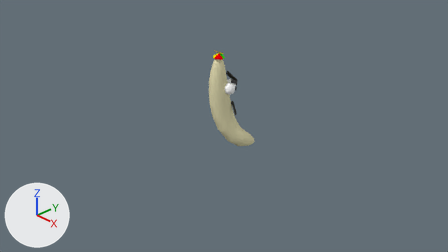
A saved change to the Blender file Assets/banana_villian.blend.
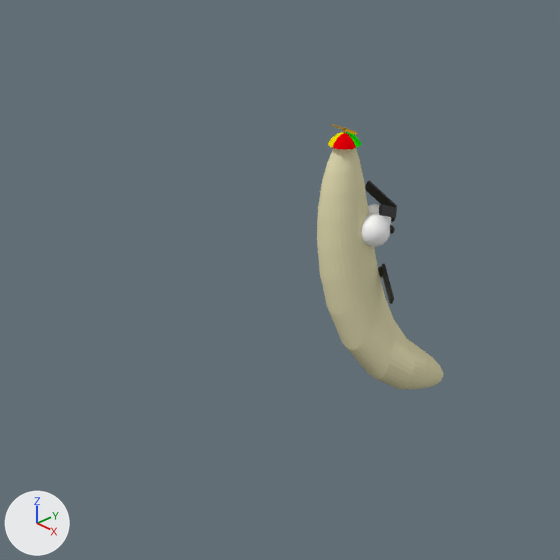
Each version appears first from the file's camera 'Camera', and next in a close-up on the part from 21% to 66% of the width and 2% to 82% of the height. The axes (+X, +Y, +Z) are drawn at lower left. The lights are the same throughout.
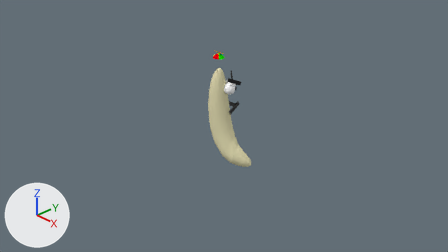
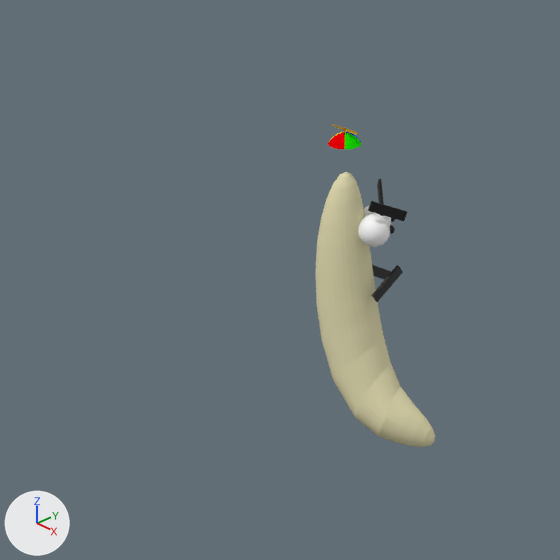
Where the newer file only moved an object's origin or applied its transform, the numbers keep the older frame.

Diff of the bpy script that builds the scene:
```diff
--- a/Assets/banana_villian.blend.py
+++ b/Assets/banana_villian.blend.py
@@ me_sphere @@
 me_sphere.from_pydata(...)  # 482 vertices, 512 faces; spans x -1.51..1.6, y -1.15..3.21, z -1.5..0.65
 # used by ob_banana; location = (0.0, 0.0, 0.0); scale = (0.18, 0.18, -0.843)
+# me_sphere part 1: the whole mesh is turned -43.1 degrees about the z axis through its middle, then moved by (0.55, -0.69, 0.28)
 me_sphere.materials.append(mat_nana)
@@ ob_cube @@
 ob_cube.location = (0.145, 0.123, 0.807)
-ob_cube.rotation_euler = (0.0987, -0.426, -1.17)  # degrees (5.7, -24, -67)
+ob_cube.rotation_euler = (0.0987, -0.426, -1.923)  # degrees (5.7, -24, -110)
 ob_cube.scale = (-0.132, 0.00916, -0.0324)
@@ ob_cube_001 @@
 ob_cube_001.location = (-0.044, 0.242, 0.812)
-ob_cube_001.rotation_euler = (0.0987, -0.426, -3.081)  # degrees (5.7, -24, -177)
+ob_cube_001.rotation_euler = (0.0987, -0.426, -3.834)  # degrees (5.7, -24, -220)
 ob_cube_001.scale = (-0.132, 0.00916, -0.0324)
@@ ob_cube_002 @@
 ob_cube_002.location = (0.145, 0.123, 0.304)
-ob_cube_002.rotation_euler = (0.0, 0.6, -0.486)  # degrees (0, 34, -28)
+ob_cube_002.rotation_euler = (0.0, 0.6, -1.618)  # degrees (0, 34, -93)
 ob_cube_002.scale = (-0.132, 0.00916, -0.0324)
@@ ob_cube_003 @@
 ob_cube_003.location = (-0.013, 0.206, 0.304)
-ob_cube_003.rotation_euler = (0.0, -0.533, -0.486)  # degrees (0, -31, -28)
+ob_cube_003.rotation_euler = (0.0, -0.533, -1.618)  # degrees (0, -31, -93)
 ob_cube_003.scale = (-0.132, 0.00916, -0.0324)
@@ ob_hat @@
 ob_hat.location = (-0.105, -0.014, 1.052)
+ob_hat.rotation_euler = (0.0, 0.0, -0.753)  # degrees (0, 0, -43)
 ob_hat.scale = (0.149, 0.149, 0.246)
```

What differs and where, as boxes [x1, y1, x2, y2] in the close-ups (560 x 560 px):
'Banana', mesh turned: before [317, 148, 443, 389]; after [315, 172, 435, 447]
'Cube.002', turned: before [382, 264, 394, 304]; after [371, 265, 403, 302]
'Hat', turned: [328, 132, 362, 149] in both
'Cube', turned: before [379, 205, 397, 218]; after [368, 201, 407, 221]
'Cube.001', turned: before [365, 181, 397, 207]; after [377, 179, 384, 216]
'Cube.003', turned: before [378, 265, 384, 278]; after [372, 265, 391, 280]
